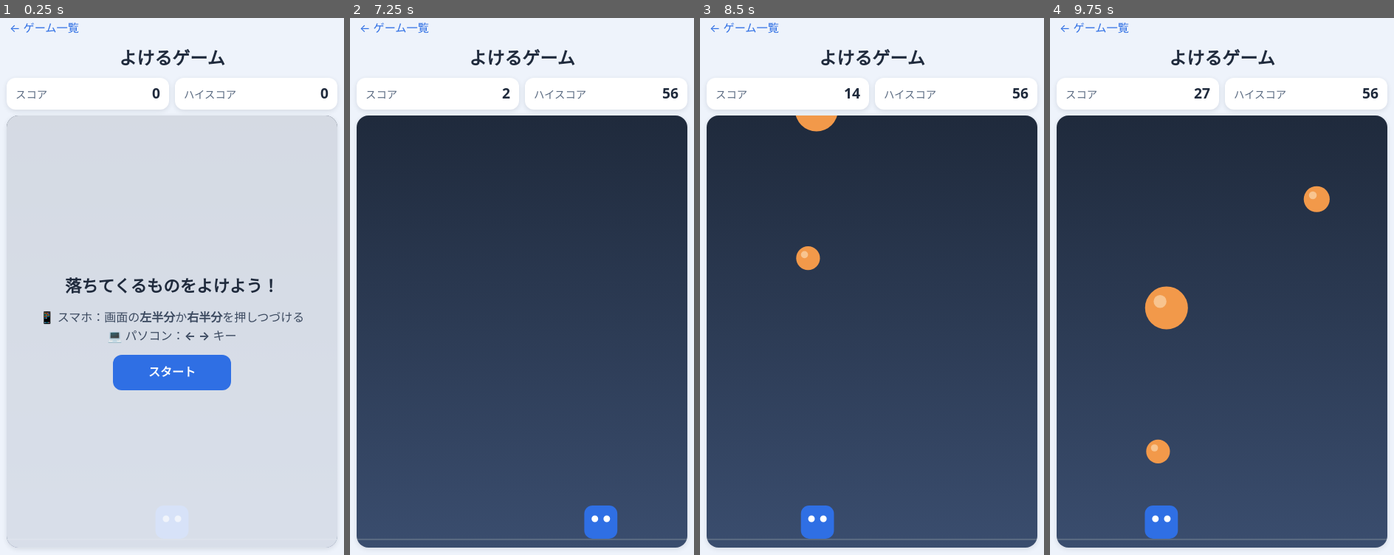
Above: before the commit, frames 1-4 (left to right).
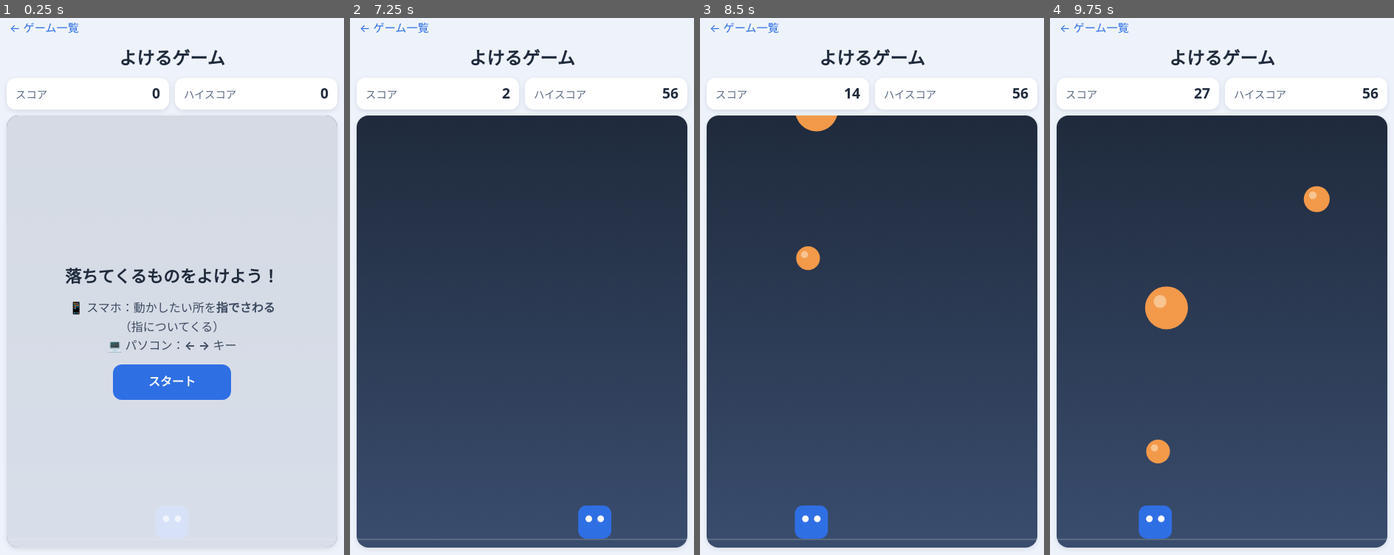
Above: after the commit, the same moments.

Repository: swatsgtj-svg/web-games
Game: browser game, page dodge/index.html
The game is run twice, just before and just after one commit, with the same random seed, the same clock (stepped at 60 frames per second) and the same inputs.
Inputs (mouse positions are in pixels of both pictures, inside the frame that each line leads up to):
- Up to frame 1 (0.25 s): no input
- Up to frame 2 (7.25 s): click "スタート" at 0.27 s; hold Right 1.03-1.53 s; click (522, 372) at 1.07 s; hold Down 1.58-1.85 s; click (456, 286) at 1.67 s; hold Left 1.9-2.47 s; click (587, 265) at 2.27 s; hold Up 2.52-2.82 s; tap Enter at 2.52 s; click (570, 415) at 2.87 s; hold Right 2.87-3.53 s; click (439, 436) at 3.47 s; hold Up 3.58-3.82 s; hold Left 3.87-4.3 s; click (522, 243) at 4.07 s; hold Down 4.35-4.68 s; click (621, 350) at 4.67 s; hold Right 4.73-5.23 s; click (422, 329) at 5.27 s; hold Down 5.28-5.55 s; hold Left 5.6-6.17 s; click (487, 485) at 5.87 s; hold Up 6.22-6.52 s; click (552, 179) at 6.47 s; hold Right 6.57-7.23 s; click "もう一回" at 7.02 s; click (522, 372) at 7.07 s
- Up to frame 3 (8.5 s): hold Up 7.28-7.52 s; tap Enter at 7.52 s; hold Left 7.57-8 s; click (806, 286) at 7.67 s; hold Down 8.05-8.38 s; click (937, 265) at 8.27 s; hold Right from 8.43 s (still down)
- Up to frame 4 (9.75 s): click (1270, 415) at 8.87 s; release Right at 8.93 s; hold Down 8.98-9.25 s; hold Left from 9.3 s (still down); click (1139, 436) at 9.47 s

The runs differ from the first frame. In frame 1, 4.1% of the frame differs, in the area x 12-88%, y 46-72%; in frame 2, 0.3%; in frame 3, 0.3%; in frame 4, 0.3%.

Commit message:
よけるゲームに一時停止を追加し、スマホ操作を指についてくる方式に変更
- タブやアプリを切りかえたら一時停止し、「タップで再開」を表示
- 再開はタップ、または Enter・スペースキーで行い、止まっていた時間は数えない
- スマホでは指を置いた位置に向かってプレイヤーが動くように変更
- スタート画面の遊び方の説明を新しい操作に合わせて修正

Co-Authored-By: Claude Opus 5.5 <noreply@anthropic.com>
Claude-Session: https://claude.ai/code/session_01VBRbQ5qjfsNGov1HxdS8UK

Diff:
--- a/dodge/index.html
+++ b/dodge/index.html
@@ -27,7 +27,7 @@
       <section class="overlay" id="screen-start">
         <p class="overlay-title">落ちてくるものをよけよう！</p>
         <ul class="howto">
-          <li>📱 スマホ：画面の<strong>左半分</strong>か<strong>右半分</strong>を押しつづける</li>
+          <li>📱 スマホ：動かしたい所を<strong>指でさわる</strong>（指についてくる）</li>
           <li>💻 パソコン：<strong>← →</strong> キー</li>
         </ul>
         <button type="button" class="primary" id="start-button">スタート</button>
@@ -40,6 +40,12 @@
         <p id="new-record" class="new-record" hidden>🎉 ハイスコア更新！</p>
         <button type="button" class="primary" id="retry-button">もう一回</button>
       </section>
+
+      <!-- ③ 一時停止画面（最初はかくしておく）。画面全体がボタンになっていて、どこをタップしても再開する -->
+      <button type="button" class="overlay pause-overlay" id="screen-pause" hidden>
+        <span class="overlay-title">一時停止中</span>
+        <span class="pause-hint">タップで再開</span>
+      </button>
     </div>
   </main>
 
--- a/dodge/script.js
+++ b/dodge/script.js
@@ -17,11 +17,13 @@
 const screenOver    = document.getElementById('screen-over');
 const finalScore    = document.getElementById('final-score');
 const newRecordText = document.getElementById('new-record');
+const screenPause   = document.getElementById('screen-pause');
 
 // ----- ゲームの状態 -----
 let width = 0;        // ゲーム画面の幅（px）
 let height = 0;       // ゲーム画面の高さ（px）
 let playing = false;  // いま遊んでいる最中か
+let paused = false;   // 一時停止しているか
 let elapsed = 0;      // ゲーム開始からの時間（秒）
 let spawnTimer = 0;   // 次の玉を出すまでの残り時間（秒）
 let lastTime = 0;     // 前回の計算をした時刻
@@ -89,9 +91,10 @@
 }
 
 // ===== 操作 =====
-// 左右どちらに動かしたいかを、キーボードとタッチでそれぞれ覚えておく
+// キーボードは「どのキーが押されているか」、タッチは「指がどこにあるか」を覚えておく
 const keys = { left: false, right: false };
-const pointers = new Map(); // 押している指（またはマウス）ごとの「左 = -1 / 右 = 1」
+let targetX = null;        // 指（またはマウス）の横の位置。さわっていないときは null（なにもない）
+let activePointer = null;  // いまプレイヤーを動かしている指の番号
 
 // パソコン：矢印キー（A / D キーでもOK）
 window.addEventListener('keydown', (event) => {
@@ -105,51 +108,89 @@
   if (event.key === 'ArrowRight' || event.key === 'd') keys.right = false;
 });
 
-// 別のアプリに切りかえたときなど、キーを離したことが伝わらない場合に備えてリセット
-window.addEventListener('blur', () => {
+// キーや指の状態を「なにも押していない」にもどす
+function resetInput() {
   keys.left = false;
   keys.right = false;
-  pointers.clear();
-});
-
-// スマホ：画面の左半分を押していたら左、右半分なら右（マウスでクリックしても同じ）
+  targetX = null;
+  activePointer = null;
+}
+
+// スマホ：指を置いた位置に向かってプレイヤーが動く（マウスで押しても同じ）
 // 「pointer」は、指・マウス・ペンをまとめてあつかえるしくみ
-function sideOf(event) {
+function pointerX(event) {
   const rect = canvas.getBoundingClientRect();
-  return event.clientX - rect.left < rect.width / 2 ? -1 : 1;
+  return event.clientX - rect.left; // ゲーム画面の左はしから何pxの所か
 }
 
 canvas.addEventListener('pointerdown', (event) => {
   event.preventDefault();
   canvas.setPointerCapture(event.pointerId); // 指が画面の外に出ても追いかける
-  pointers.set(event.pointerId, sideOf(event));
+  activePointer = event.pointerId;           // あとから置いた指を優先する
+  targetX = pointerX(event);
 });
 
 canvas.addEventListener('pointermove', (event) => {
-  // 押したまま指をすべらせたら、左右を切りかえる
-  if (pointers.has(event.pointerId)) {
-    pointers.set(event.pointerId, sideOf(event));
+  // 押したまま指をすべらせたら、目標の位置も動かす
+  if (event.pointerId === activePointer) {
+    targetX = pointerX(event);
   }
 });
 
 function releasePointer(event) {
-  pointers.delete(event.pointerId);
+  if (event.pointerId === activePointer) {
+    targetX = null;
+    activePointer = null;
+  }
 }
 canvas.addEventListener('pointerup', releasePointer);
 canvas.addEventListener('pointercancel', releasePointer);
 canvas.addEventListener('contextmenu', (event) => event.preventDefault()); // 長押しメニューを出さない
 
-// いま左右どちらに動かすか（-1: 左、0: 止まる、1: 右）
-function inputDirection() {
+// キーボードで、いま左右どちらに動かすか（-1: 左、0: 止まる、1: 右）
+function keyDirection() {
   let dir = 0;
   if (keys.left) dir -= 1;
   if (keys.right) dir += 1;
-  // 指は「最後に押した指」の向きを使う
-  let last = 0;
-  for (const side of pointers.values()) last = side;
-  if (dir === 0) dir = last;
   return dir;
 }
+
+// ===== 一時停止 =====
+// ほかのアプリやタブに切りかえたら止めて、「タップで再開」を出す
+function pause() {
+  if (!playing || paused) return;
+  paused = true;
+  resetInput(); // 切りかえ中に離したキーや指が「押しっぱなし」にならないように
+  screenPause.hidden = false;
+}
+
+function resume() {
+  if (!paused) return;
+  paused = false;
+  screenPause.hidden = true;
+  // 止まっていた時間を計算に入れないように、時計をいまに合わせてから再開する
+  lastTime = performance.now();
+  requestAnimationFrame(loop);
+}
+
+// visibilitychange：タブを切りかえたり、スマホでホーム画面にもどったりすると起きる
+document.addEventListener('visibilitychange', () => {
+  if (document.hidden) pause();
+});
+// blur：ブラウザの外（ほかのアプリ）をさわったときに起きる
+window.addEventListener('blur', () => {
+  resetInput();
+  pause();
+});
+
+screenPause.addEventListener('click', resume);
+// パソコンでは Enter キーかスペースキーでも再開できる
+window.addEventListener('keydown', (event) => {
+  if (paused && (event.key === 'Enter' || event.key === ' ')) {
+    event.preventDefault();
+    resume();
+  }
+});
 
 // ===== むずかしさ =====
 // 時間がたつほど玉が速く、出てくる間かくが短くなる（上限・下限あり）
@@ -195,6 +236,8 @@
   spawnTimer = 0.5;
   player.x = width / 2;
   playing = true;
+  paused = false;
+  resetInput();
   scoreText.textContent = '0';
   screenStart.hidden = true;
   screenOver.hidden = true;
@@ -226,8 +269,16 @@
 function update(dt) {
   elapsed += dt;
 
-  // プレイヤーを動かす。速さは「1秒で画面幅の1.1倍」
-  player.x += inputDirection() * width * 1.1 * dt;
+  // プレイヤーを動かす。いちばん速くて「1秒で画面幅の1.1倍」
+  const maxMove = width * 1.1 * dt; // 今回の計算で動ける最大の距離
+  if (targetX !== null) {
+    // 指がある：指の位置に向かって動く。近ければぴったり止まる（瞬間移動はしない）
+    const diff = targetX - player.x;
+    player.x += Math.max(-maxMove, Math.min(maxMove, diff));
+  } else {
+    // 指がない：矢印キーで動く
+    player.x += keyDirection() * maxMove;
+  }
   clampPlayer();
 
   // 時間が来たら新しい玉を出す
@@ -253,12 +304,12 @@
 // requestAnimationFrame は「次に画面を書きかえるときに呼んでね」というお願い。
 // 1秒に約60回呼ばれるので、これをくり返すとアニメーションになる。
 function loop(now) {
-  if (!playing) return;
+  if (!playing || paused) return; // 一時停止中はここで止める
   // 端末の速さに関係なく同じスピードになるよう、実際に経った時間で計算する
   const dt = Math.min((now - lastTime) / 1000, MAX_DT);
   lastTime = now;
   update(dt);
-  if (playing) {
+  if (playing && !paused) {
     draw();
     requestAnimationFrame(loop);
   }
--- a/dodge/style.css
+++ b/dodge/style.css
@@ -147,6 +147,28 @@
   color: #2f6fe4;
 }
 
+/* 一時停止画面。全体が1つの大きなボタンなので、ボタンの見た目を消して画面いっぱいにする */
+.pause-overlay {
+  width: 100%;
+  min-height: 0;
+  border-radius: 0;
+  color: inherit;
+  cursor: pointer;
+}
+
+.pause-overlay:active {
+  transform: none;           /* 画面ごと縮まないようにする */
+}
+
+.pause-hint {
+  padding: 10px 28px;
+  border-radius: 12px;
+  background: #2f6fe4;
+  color: #fff;
+  font-size: 1.3rem;
+  font-weight: bold;
+}
+
 .new-record {
   margin: 0;
   font-weight: bold;
